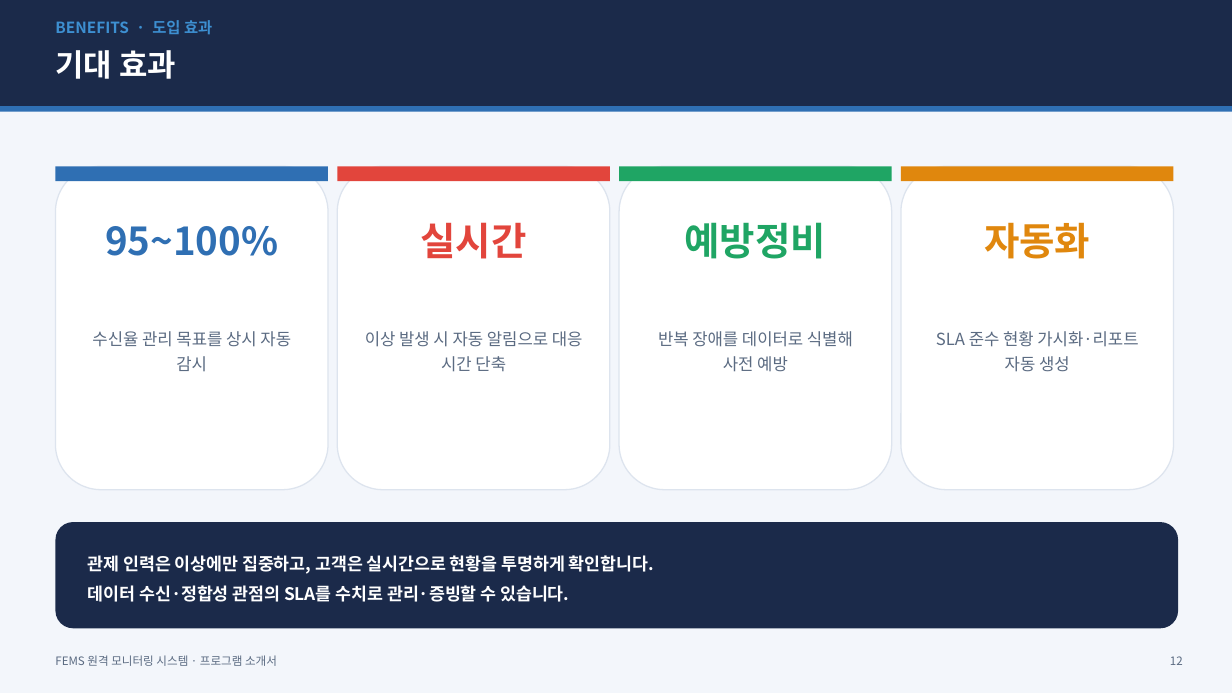
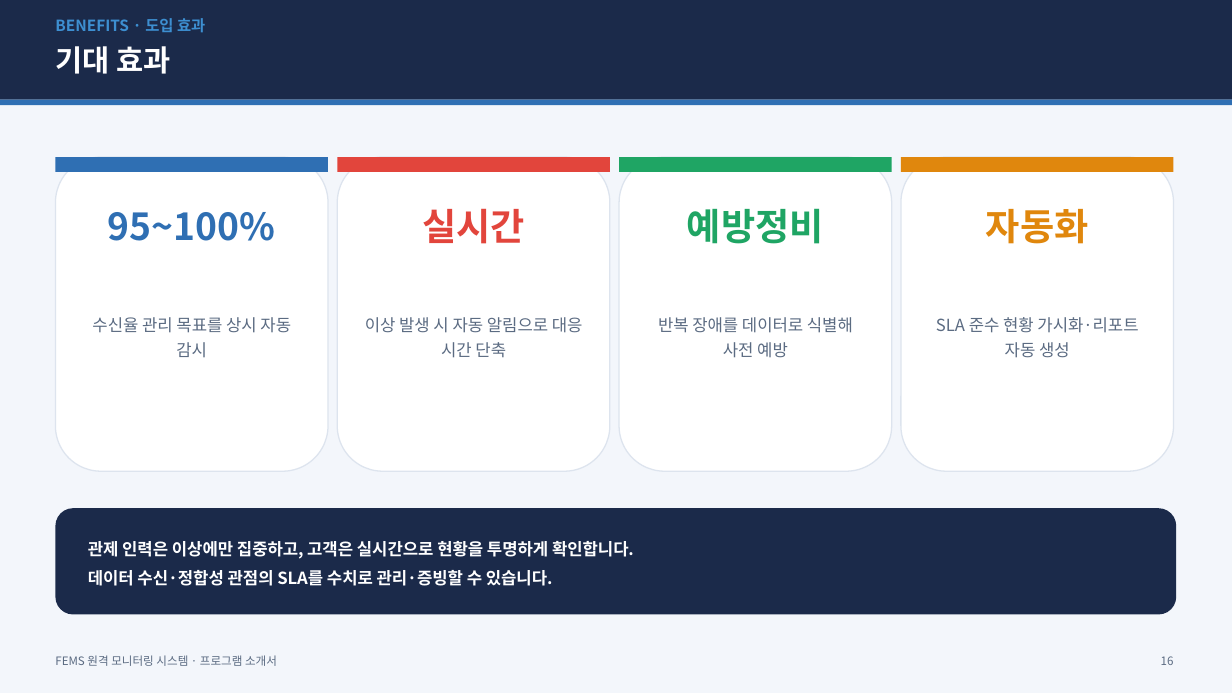
Before and after one commit to changbeomlee0816-png/FEMS, a slide deck: slide 16 of docs/FEMS_소개서.pptx (slide 12 before the commit). Drawn at 1232x693 pixels with LibreOffice and Linux fonts; fonts in the diff are those of the drawing. Boxes give left, top, right and bottom in pixels: in the first picture for what was removed or moved away, otherwise in the second. Text is boxed around its words. In the diff, an @@ line names an element or a change of style, - is before the commit and + after.

```diff
--- a/docs/FEMS_소개서.pptx
+++ b/docs/FEMS_소개서.pptx
@@ rectangle: place and size @@
-rectangle at (0,0,1232,106)
+rectangle at (0,0,1232,100)
@@ text "BENEFITS · 도입 효과" rewrapped from (55,20,212,35) to (55,18,205,33) @@
@@ text "기대 효과" at (55,46,170,74): size 24 to 23 pt @@
@@ rectangle: place and size @@
-rectangle at (0,106,1232,112)
+rectangle at (0,100,1232,105)
@@ rounded rectangle: place and size @@
-rounded rectangle at (55,166,328,490)
+rounded rectangle at (55,157,328,471)
@@ rounded rectangle: place and size @@
-rounded rectangle at (337,166,610,490)
+rounded rectangle at (337,157,610,471)
@@ rounded rectangle: place and size @@
-rounded rectangle at (619,166,892,490)
+rounded rectangle at (619,157,892,471)
@@ 4 rectangles: place and size @@
-4 rectangles at (55,166,1174,181)
+4 rectangles at (55,157,1174,172)
@@ rounded rectangle: place and size @@
-rounded rectangle at (901,166,1174,490)
+rounded rectangle at (901,157,1174,471)
@@ size 30 to 29 pt in 4 elements at (108,212,276,241), (422,208,525,244), (687,208,824,244), (986,209,1089,244) @@
@@ 8 texts, 1 rounded rectangle: place and size @@
-8 texts, 1 rounded rectangle at (55,222,1178,628)
+8 texts, 1 rounded rectangle at (55,208,1177,615)
@@ text "관제 인력은 이상에만 집중하고, 고객은 ...": place and size @@
-text "관제 인력은 이상에만 집중하고, 고객은 ..." at (88,555,654,602)
+text "관제 인력은 이상에만 집중하고, 고객은 ..." at (88,541,634,586)
@@ text "관제 인력은 이상에만 집중하고, 고객은 ..." at (88,541,634,586): size 13.5 to 13 pt @@
@@ text at (1161,656,1174,665): text changed @@
-12
+16
```
Also in this commit, not shown: 12 other slides changed, 5 slides added, 1 other file.
